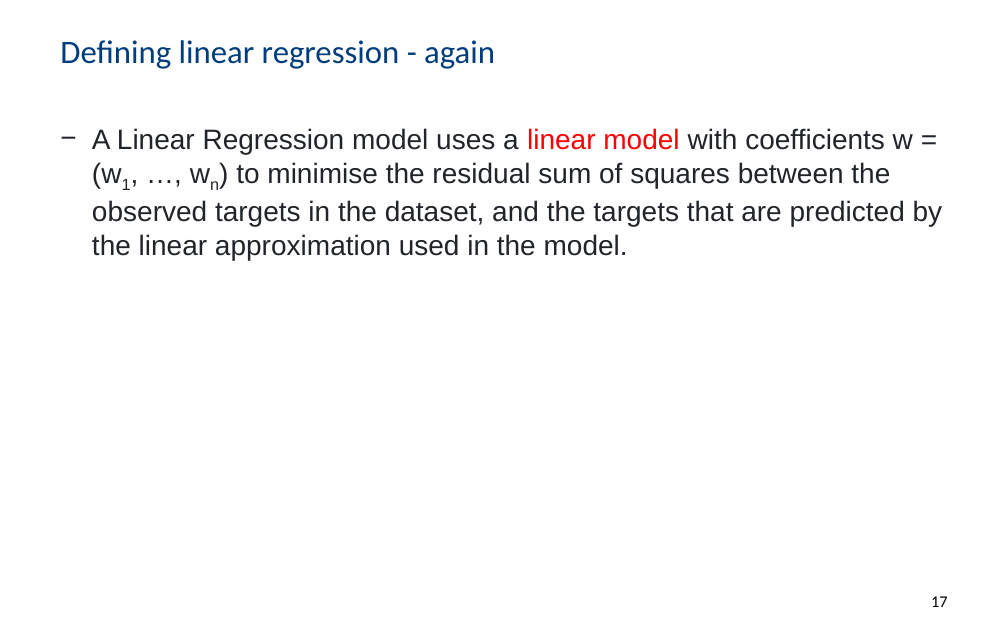
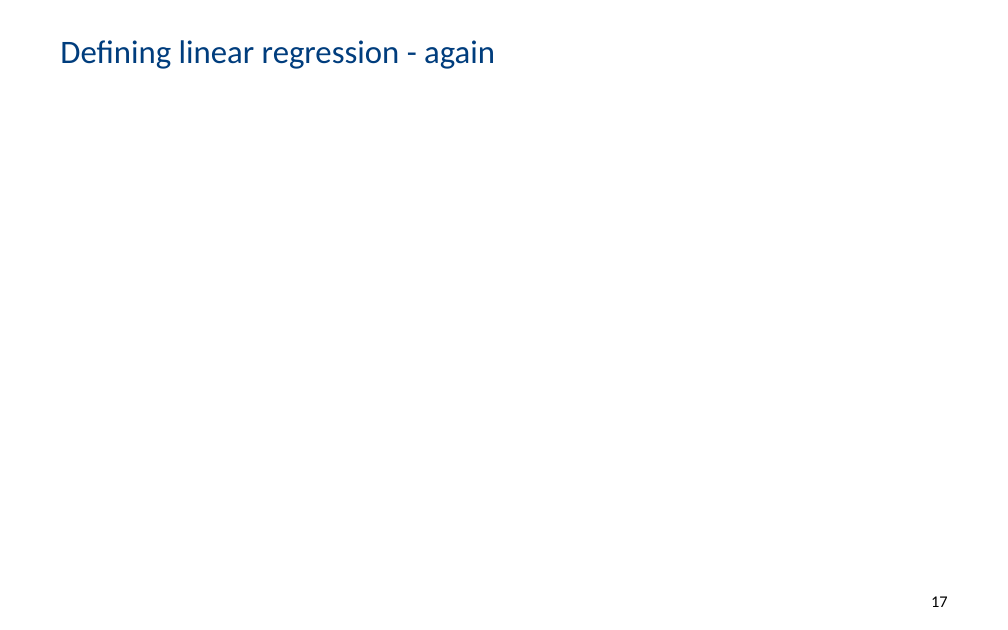
Before and after one commit to PBarnaghi/ML4NS, a slide deck: slide 17 of 02- Regression models and linear prediction/ML4NuerScience_Linear_models.pptx. Drawn at 1008x630 pixels with LibreOffice and Linux fonts; fonts in the diff are those of the drawing; grey boxes stand for pictures; background and template pictures are left out. Boxes give left, top, right and bottom in pixels: in the first picture for what was removed or moved away, otherwise in the second. Text is boxed around its words. In the diff, an @@ line names an element or a change of style, - is before the commit and + after.

```diff
--- a/02- Regression models and linear prediction/ML4NuerScience_Linear_models.pptx
+++ b/02- Regression models and linear prediction/ML4NuerScience_Linear_models.pptx
@@ text removed at [92, 128, 943, 260] @@
-− A Linear Regression model uses a linear model with coefficients w = (w1, …, wn) to minimise the residual sum of squares between the observed targets in the dataset, and the targets that are predicted by the linear approximation used in the model.
```
Also in this commit, not shown: 13 other slides changed, 2 slides added, 1 slide removed, 1 other file.
